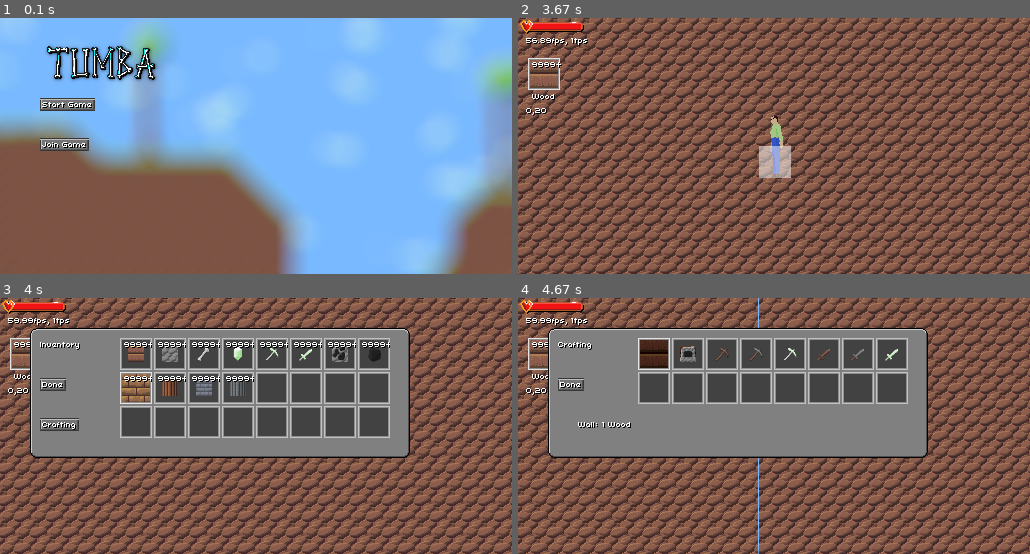
Above: before the commit, frames 1-4 (two rows, left to right).
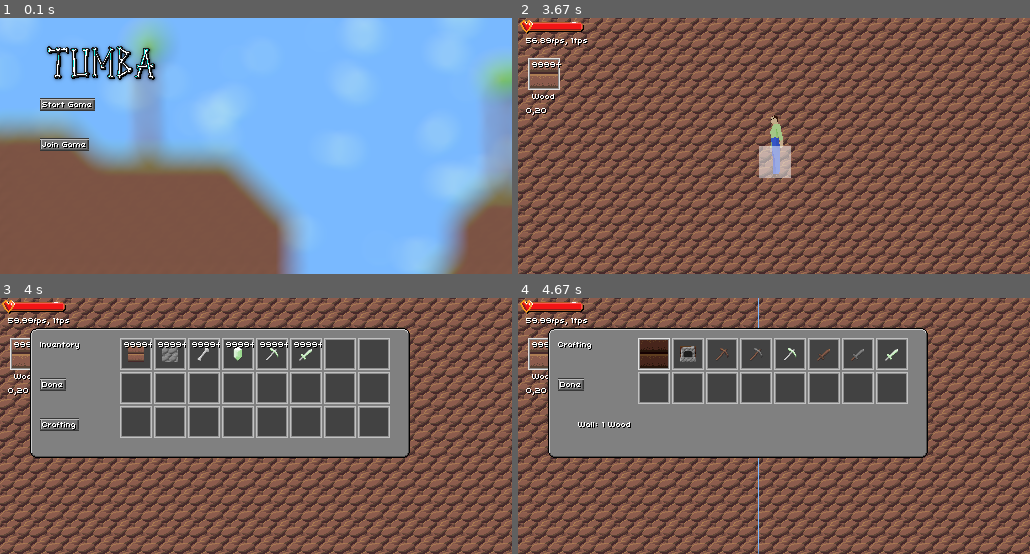
Above: after the commit, the same moments.

Repository: tumbagame/tumba
Game: pygame game, started from main.py
The game is run twice, just before and just after one commit, with the same random seed, the same clock (stepped at 60 frames per second) and the same inputs.
Inputs (mouse positions are in pixels of both pictures, inside the frame that each line leads up to):
- Up to frame 1 (0.1 s): no input
- Up to frame 2 (3.67 s): click (584, 105) at 0.38 s; hold Right 0.67-1.13 s; move the mouse to (937, 138) at 0.7 s; hold Up 1.17-1.47 s; move the mouse to (651, 148) at 1.2 s; tap F at 1.23, 1.9, 2.2, 2.4, 2.7 s; right-click (850, 56) at 1.55 s; hold Right 1.83-2.3 s; click (963, 235) at 1.92 s; hold Left 2.33-2.87 s; click (640, 51) at 2.42 s; right-click (651, 94) at 2.95 s
- Up to frame 3 (4 s): tap E at 3.67 s
- Up to frame 4 (4.67 s): click (579, 423) at 4.05 s; click (656, 354) at 4.38 s

Frames 1-2 are identical in both runs. In frame 3, 1.8% of the frame differs, in the area x 23-77%, y 17-42%; in frame 4, nothing differs.

Commit message:
Remove new items from debug inventory

Diff:
--- a/inventory.py
+++ b/inventory.py
@@ -14,7 +14,7 @@
     def __repr__(self):
         return f"[{self.item}, {self.count}]"
 
-debug_items = [7, 12, 61, 39, 52, 60, 62, 62+8, 62+16, 62+17, 62+24, 62+25]
+debug_items = [7, 12, 61, 39, 52, 60]
 
 class Inventory:
     def __init__(self):
